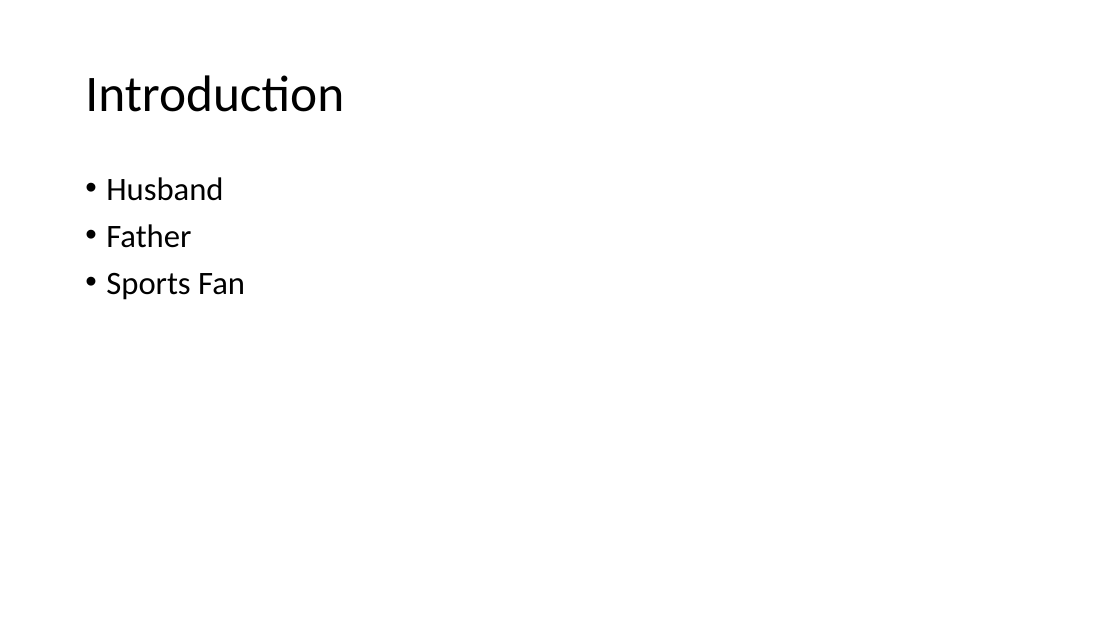
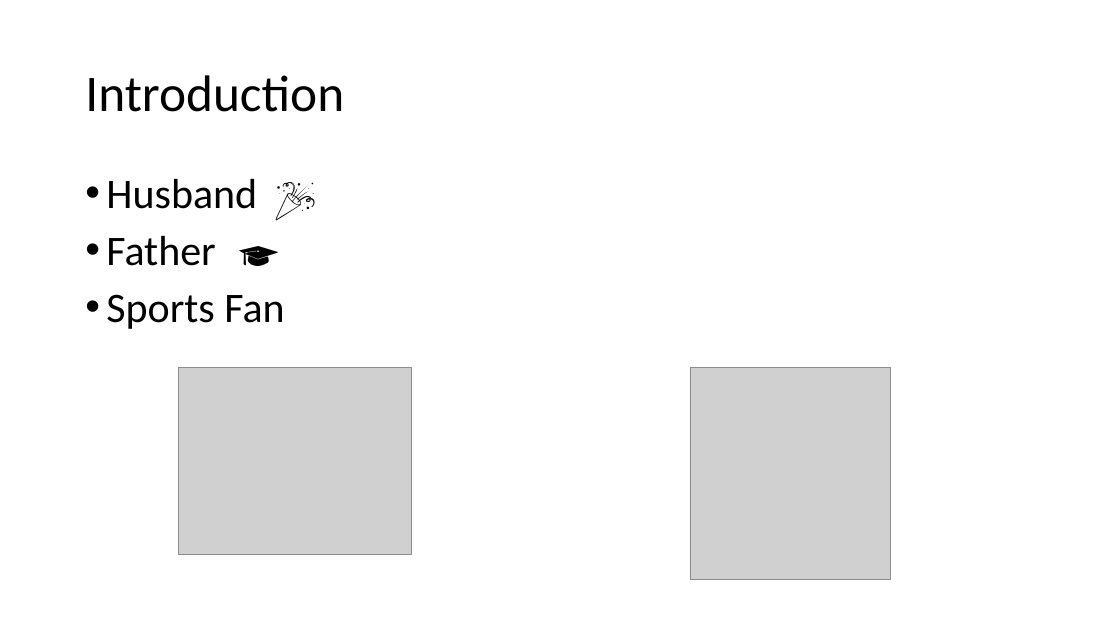
Before and after one commit to ryancheley/dcus-2024, a slide deck: slide 2 of Presentation.pptx. Drawn at 1120x630 pixels with LibreOffice and Linux fonts; fonts in the diff are those of the drawing; grey boxes stand for pictures. Boxes give left, top, right and bottom in pixels: in the first picture for what was removed or moved away, otherwise in the second. Text is boxed around its words. In the diff, an @@ line names an element or a change of style, - is before the commit and + after.

```diff
--- a/Presentation.pptx
+++ b/Presentation.pptx
@@ text "Husband" at [106, 179, 284, 329]: size 28 to 36 pt @@
@@ text added at [266, 168, 364, 228], 36 pt, text #000000 @@
+🎉
@@ text added at [229, 222, 327, 281], 36 pt, text #000000 @@
+🎓
@@ picture added at [178, 368, 412, 555] @@
@@ picture added at [690, 368, 891, 581] @@
```
Also in this commit, not shown: 36 other slides changed, 13 slides added, 5 slides removed, 4 other files.
